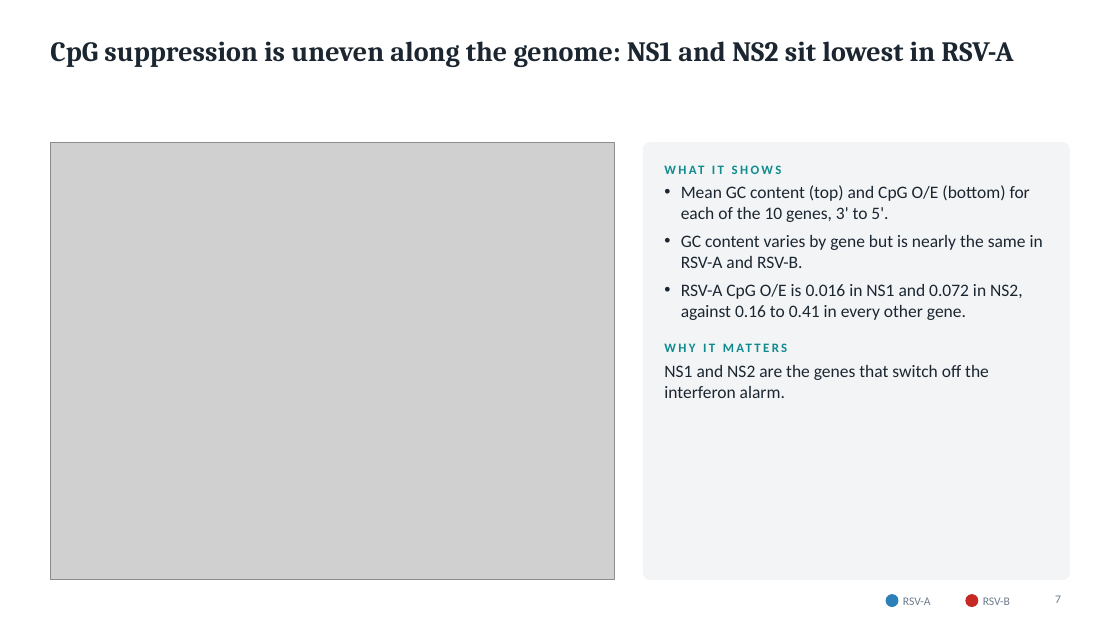
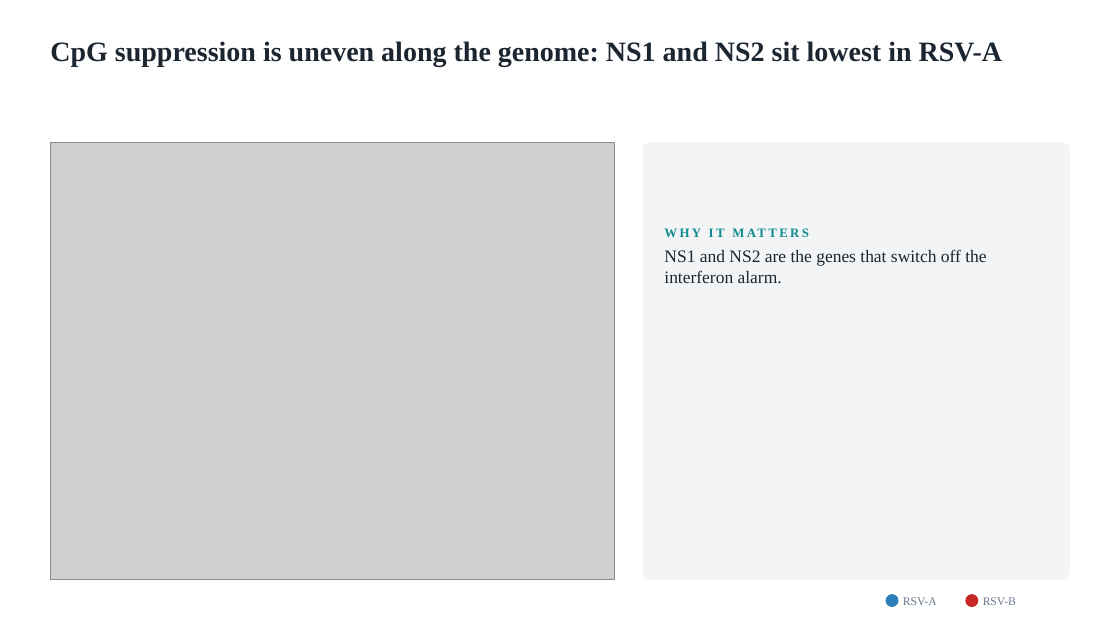
Before and after one commit to Wlimni/RSV, a slide deck: slide 7 of docs/RSV_Results_Update.pptx. Drawn at 1120x630 pixels with LibreOffice and Linux fonts; fonts in the diff are those of the drawing; grey boxes stand for pictures. Boxes give left, top, right and bottom in pixels: in the first picture for what was removed or moved away, otherwise in the second. Text is boxed around its words. In the diff, an @@ line names an element or a change of style, - is before the commit and + after.

```diff
--- a/docs/RSV_Results_Update.pptx
+++ b/docs/RSV_Results_Update.pptx
@@ title "CpG suppression is uneven along ..." at [50,41,1002,67]: font Cambria to Times New Roman @@
@@ font Calibri to Times New Roman in 3 elements at [903,597,937,605], [983,597,1016,605], [664,249,986,283] @@
@@ text at [681,185,1043,320]: paragraphs removed @@
-WHAT IT SHOWS
-• Mean GC content (top) and CpG O/E (bottom) for each of the 10 genes, 3' to 5'.
-• GC content varies by gene but is nearly the same in RSV-A and RSV-B.
-• RSV-A CpG O/E is 0.016 in NS1 and 0.072 in NS2, against 0.16 to 0.41 in every other gene.
@@ page number removed at [1055,595,1061,603] @@
-7
```
Also in this commit, not shown: 7 other slides changed, 1 slide removed, 7 other files.
